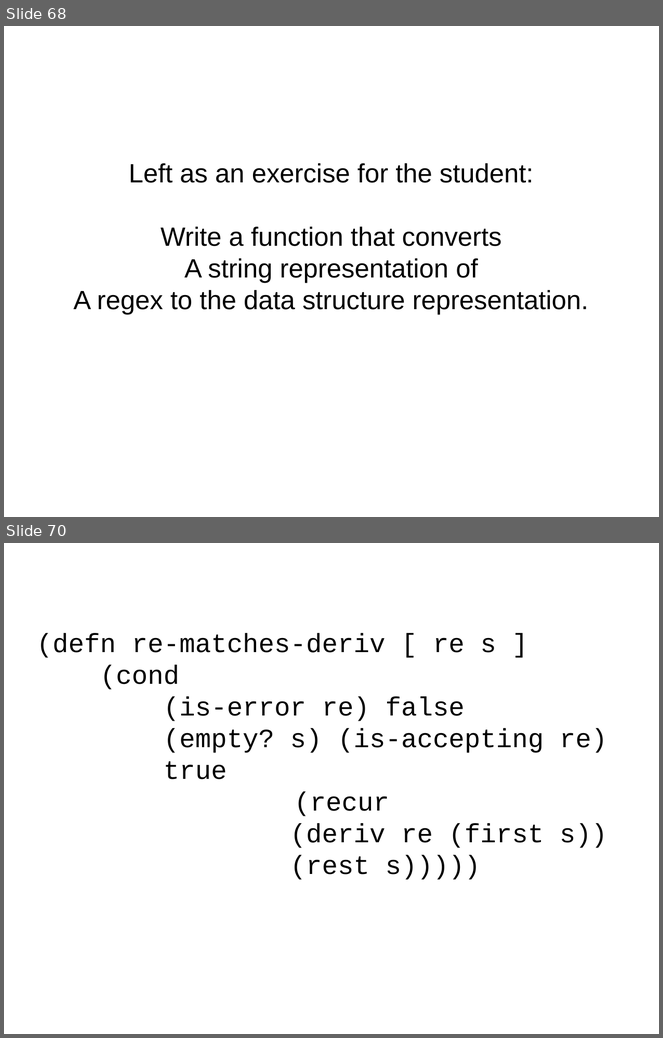
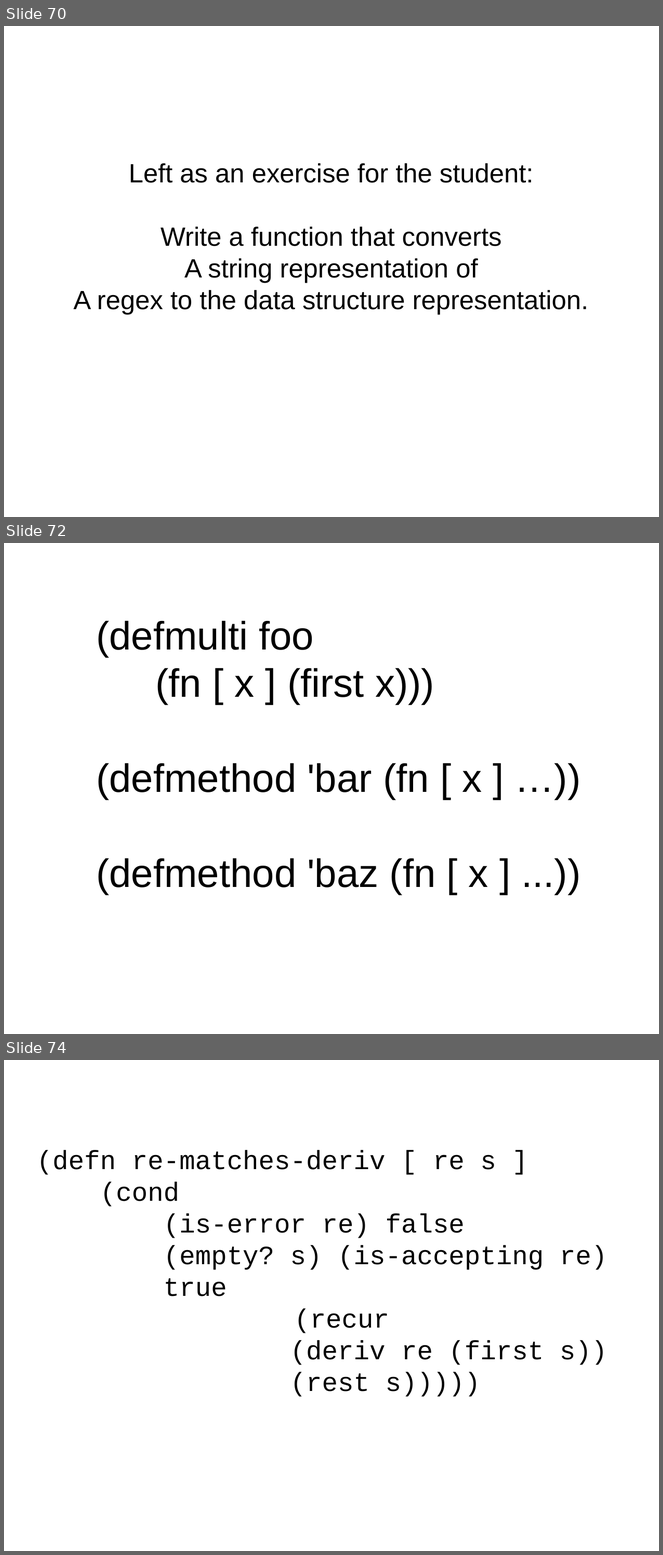
Before and after one commit to bhurt/presentations, a slide deck: pdre.odp. Shown one above the other, each under a label of ours: slides 68 and 70 before the commit, slides 70, 72 and 74 after it; the slides between them are not shown. The pictures are 663x1038 and 663x1555 pixels, drawn with LibreOffice and Linux fonts; fonts in the diff are those of the drawing. Boxes give left, top, right and bottom in pixels: in the first picture for what was removed or moved away, otherwise in the second. Text is boxed around its words. In the diff, an @@ line names an element or a change of style, - is before the commit and + after.

```diff
--- a/pdre.odp
+++ b/pdre.odp
@@ slide 72 added at [4, 543, 659, 1034], background #FFFFFF @@
@@ subtitle added at [96, 620, 489, 895], 48 pt, text #000000 @@
+(defmulti foo
+(fn [ x ] (first x)))
+(defmethod 'bar (fn [ x ] …))
+(defmethod 'baz (fn [ x ] ...))
@@ what was slide 68 is now slide 70 @@
@@ what was slide 70 is now slide 74 @@
```
Also in this commit, not shown: 11 slides changed, 6 other slides added, 1 slide removed, 1 other file.
